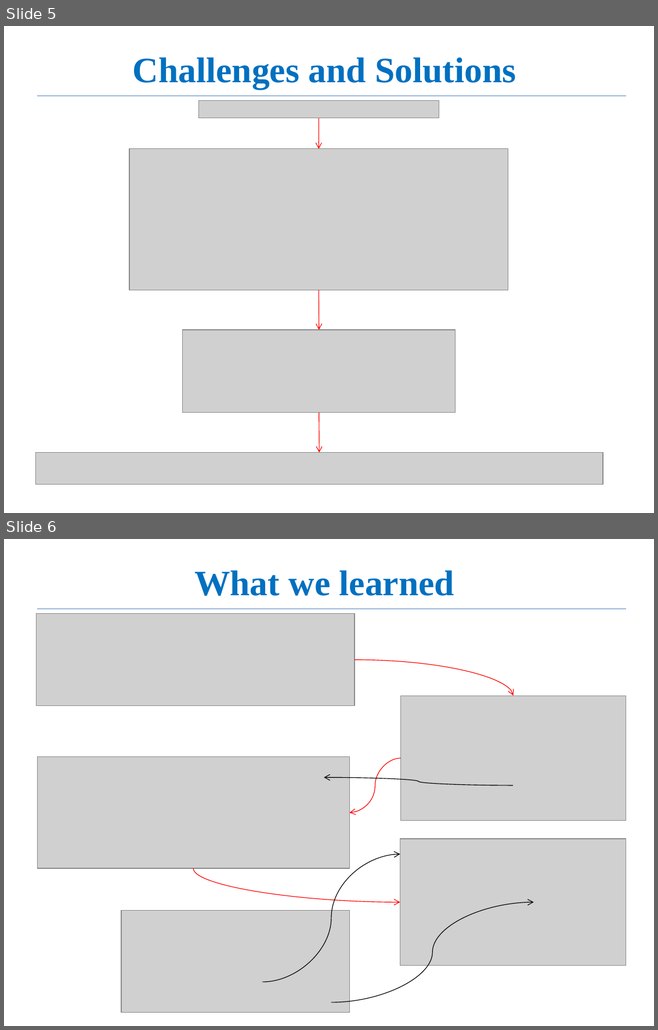
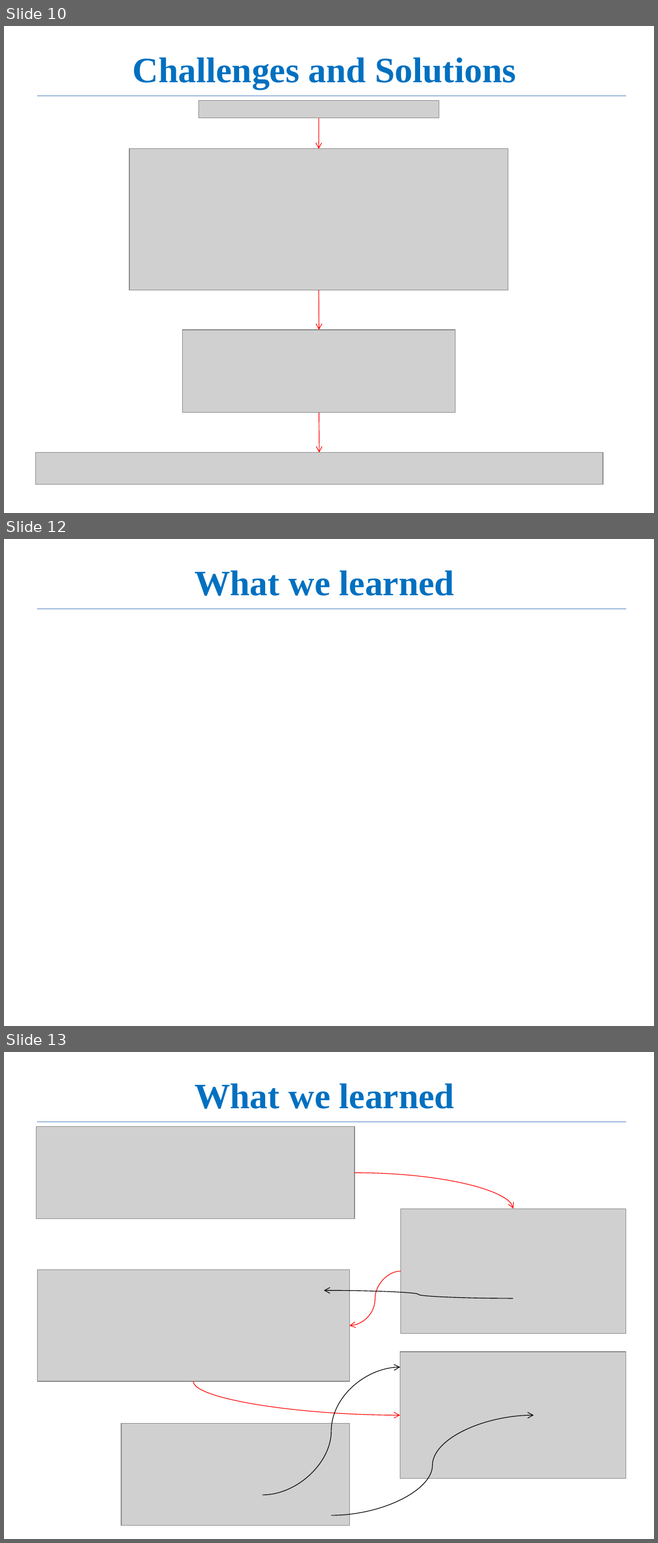
Before and after one commit to yassiejoon/PHPOnlineManagementSystem, a slide deck: documents/php_ofms.pptx. Shown one above the other, each under a label of ours: slides 5 and 6 before the commit, slides 10, 12 and 13 after it; the slides between them are not shown. The pictures are 658x1030 and 658x1543 pixels, drawn with LibreOffice and Linux fonts; fonts in the diff are those of the drawing; grey boxes stand for pictures. Boxes give left, top, right and bottom in pixels: in the first picture for what was removed or moved away, otherwise in the second. Text is boxed around its words. In the diff, an @@ line names an element or a change of style, - is before the commit and + after.

```diff
--- a/documents/php_ofms.pptx
+++ b/documents/php_ofms.pptx
@@ slide 12 added at [4,539,654,1026], background #FFFFFF @@
@@ title added at [194,570,454,596], 39.6 pt, text #0070C0, bold @@
+What we learned
@@ line added from (37, 609) to (626, 609), #4B7EBC 0.75 pt @@
@@ what was slide 5 is now slide 10 @@
@@ what was slide 6 is now slide 13 @@
```
Also in this commit, not shown: 1 slide changed, 7 other slides added.
